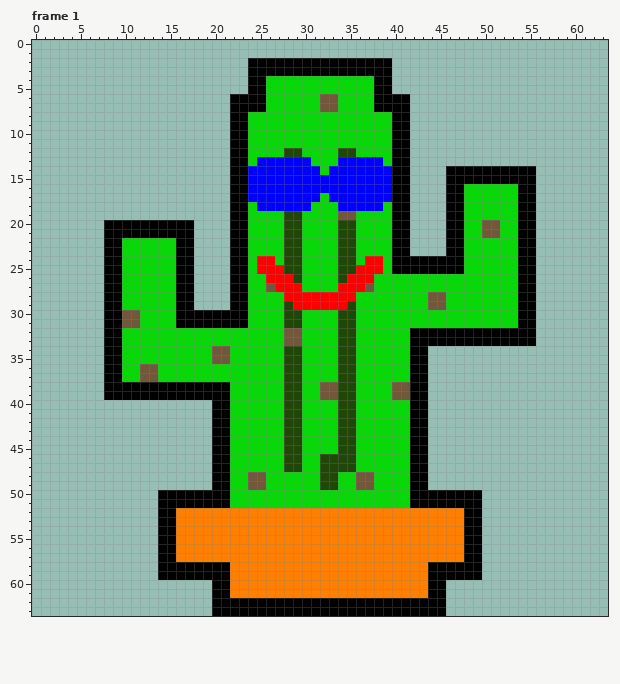
Pixel-art file -- assets/perry_llama/enemy_large_64.aseprite. The picture above is the old version.
64x64 pixels, 4 frames. Shown: frame 1.
After the commit:
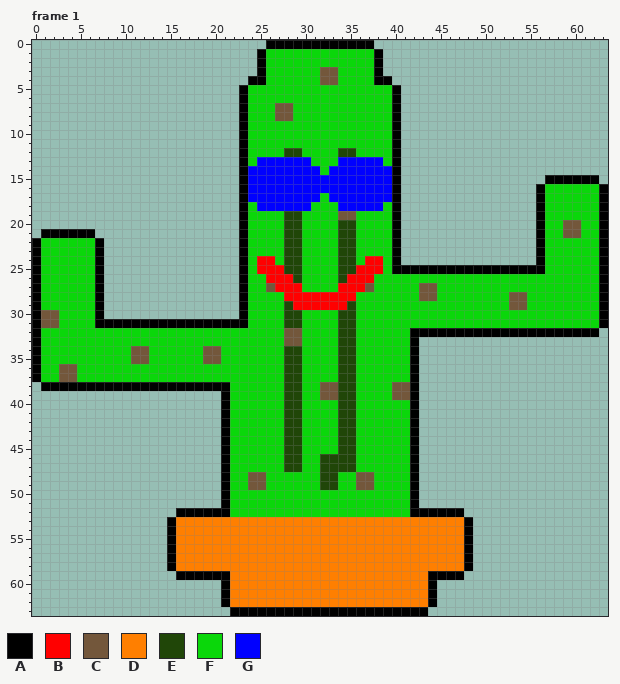
Palette (. is transparent): A #000000  B #ff0000  C #73573b  D #ff7f00  E #204608  F #0ad70a  G #0000ff
The edit:
layer "Layer 5" added
Changed rows in their new state; - is an unchanged pixel.
Frame 1, layers "outline", "Layer 5", "enemy":
first column x 0:
 0 --------------------------AAAAAAAAAAAA--------------------------
 1 -------------------------AFFFFFFFFFFFFA-------------------------
 2 ------------------------.-FFFFFFFFFFFF-.------------------------
 3 ------------------------.-FFFFFFCCFFFF-.------------------------
 4 --------------------------------CC------------------------------
 5 -----------------------AFF------------FFA-----------------------
 6 ----------------------.-FF------FF----FF-.----------------------
 7 ----------------------.-FF-CC---FF----FF-.----------------------
 8 ----------------------.----CC------------.----------------------
 9 ----------------------.------------------.----------------------
10 ----------------------.------------------.----------------------
11 ----------------------.------------------.----------------------
12 ----------------------.------------------.----------------------
13 ----------------------.------------------.----------------------
14 ----------------------.------------------.----..........--------
15 ----------------------.------------------.----..........-AAAAAA-
16 ----------------------.------------------.----..........AFFFFFFA
17 ----------------------.------------------.----..........AFFFFFFA
18 ----------------------.------------------.----..........AFFFFFFA
19 ----------------------.------------------.----..........AFFFFFFA
20 --------..........----.------------------.----..........AFFCCFFA
21 -AAAAAA-..........----.------------------.----..........AFFCCFFA
22 AFFFFFFA..........----.------------------.----..........AFFFFFFA
23 AFFFFFFA..........----.------------------.----..........AFFFFFFA
24 AFFFFFFA..........----.------------------...............AFFFFFFA
25 AFFFFFFA..........----.-------------------------AAAAAA--AFFFFFFA
26 AFFFFFFA..........----.-------------------------------FFFFFFFFFA
27 AFFFFFFA..........----.--------------------CC---------FFFFFFFFFA
28 AFFFFFFA..........----.--------------------C-F-------CCFFFFFFFFA
29 AFFFFFFA..........----.---------------------FF-------CCFFFFFFFFA
30 ACCFFFFA...............-------------------------------FFFFFFFFFA
31 ACCFFFFA--AAAAAA--------------------------------------FFFFFFFFFA
32 AFFFFFFFFF----------------------------------------------AAAAAAA-
33 AFFFFFFFFF---------------------------------.............--------
34 AFFFFFFFFF-CC------C-F---------------------.--------------------
35 AFFFFFFFFF-CC------C-F---------------------.--------------------
36 AFFCCFFFFF--FF-----------------------------.--------------------
37 AFFCCFFFFF--FF-----------------------------.--------------------
38 -AAAAAAA-----------------------------------.--------------------
39 --------.............----------------------.--------------------
40 --------------------.----------------------.--------------------
41 --------------------.----------------------.--------------------
42 --------------------.----------------------.--------------------
43 --------------------.----------------------.--------------------
44 --------------------.----------------------.--------------------
45 --------------------.----------------------.--------------------
46 --------------------.----------------------.--------------------
47 --------------------.----------------------.--------------------
48 --------------------.----------------------.--------------------
49 --------------------.----------------------.--------------------
50 --------------.......----------------------.......--------------
51 --------------.......----------------------.......--------------
52 --------------..AAAAAAFFFFFFFFFFFFFFFFFFFFAAAAAA..--------------
53 --------------.----------------------------------.--------------
54 --------------.----------------------------------.--------------
55 --------------.----------------------------------.--------------
56 --------------.----------------------------------.--------------
57 --------------.----------------------------------.--------------
58 --------------.-DDDDDD----------------------DDDD-.--------------
59 --------------..--------------------------------..--------------
60 --------------------.------------------------.------------------
61 --------------------.------------------------.------------------
62 --------------------.-DDDDDDDDDDDDDDDDDDDDDD-.------------------
63 --------------------..----------------------..------------------
